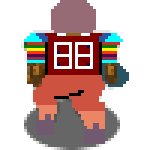
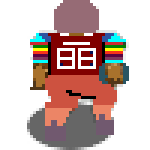
Layers edited between the first and the second 150 x 150 image:
painted on "A_Stand_Player.png" over left=21, top=0, right=129, bottom=144
painted on "Layer" over left=24, top=99, right=120, bottom=150
